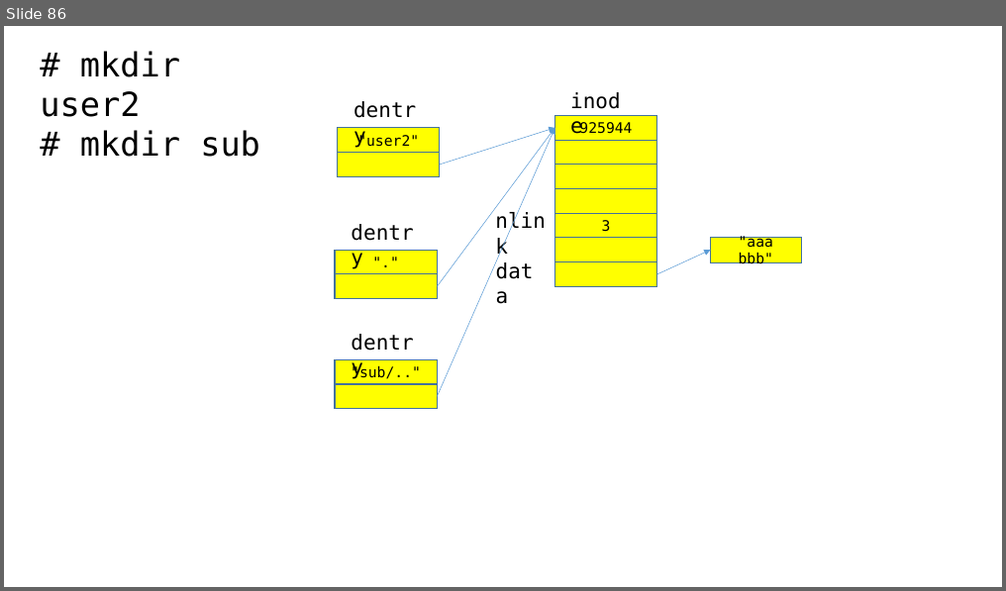
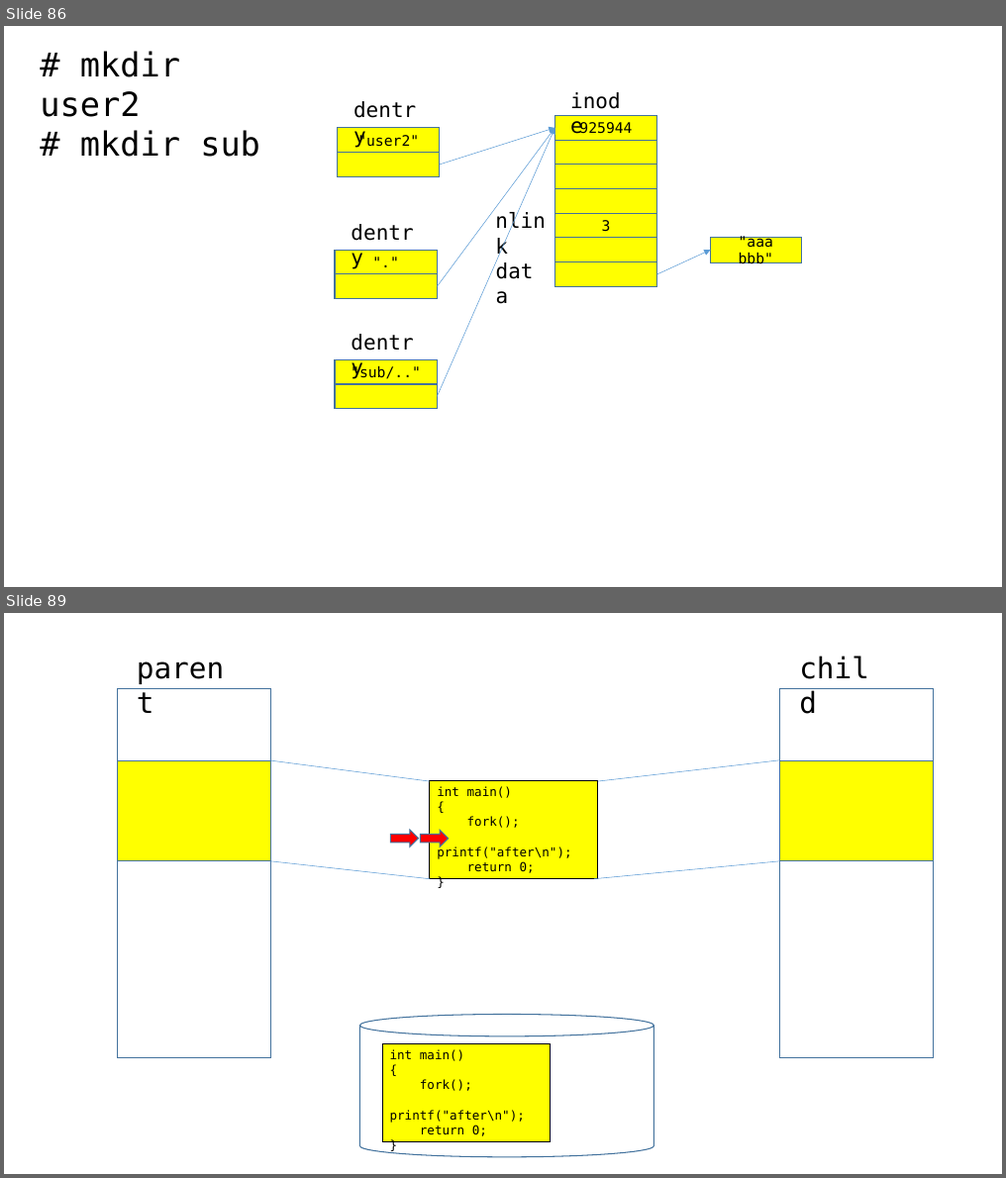
Before and after one commit to imguru-mooc/linux, a slide deck: 수업판서.pptx. Shown one above the other, each under a label of ours: slide 86 before the commit, slides 86 and 89 after it; the slides between them are not shown. The pictures are 1006x591 and 1006x1178 pixels, drawn with LibreOffice and Linux fonts; fonts in the diff are those of the drawing. Boxes give left, top, right and bottom in pixels: in the first picture for what was removed or moved away, otherwise in the second. Text is boxed around its words. In the diff, an @@ line names an element or a change of style, - is before the commit and + after.

```diff
--- a/수업판서.pptx
+++ b/수업판서.pptx
@@ slide 89 added at <box>4,613,1002,1174</box>, background #FFFFFF @@
@@ text added at <box>129,646,242,688</box>, 28 pt, text #000000 @@
+parent
@@ text added at <box>792,646,888,688</box>, 28 pt, text #000000 @@
+child
@@ rectangle added at <box>117,688,270,1059</box>, fill #FFFFFF, outline #43739E 1 pt @@
@@ rectangle added at <box>779,688,933,1059</box>, fill #FFFFFF, outline #43739E 1 pt @@
@@ rectangle added at <box>117,761,270,861</box>, fill #FFFF00, outline #43739E 1 pt @@
@@ line added from (270, 761) to (430, 781), #5B9BD5 0.5 pt @@
@@ line added from (598, 781) to (779, 761), #5B9BD5 0.5 pt @@
@@ rectangle added at <box>779,761,933,861</box>, fill #FFFF00, outline #43739E 1 pt @@
@@ rectangle added at <box>430,780,598,878</box>, fill #FFFF00, outline #000000 0.75 pt, 12 pt, text #000000 @@
+int main()
+{
+fork();
+printf("after\n");
+return 0;
+}
@@ right arrow added at <box>390,830,418,848</box>, fill #FF0000, outline #43739E 1 pt @@
@@ right arrow added at <box>420,830,448,848</box>, fill #FF0000, outline #43739E 1 pt @@
@@ line added from (270, 861) to (430, 878), #5B9BD5 0.5 pt @@
@@ line added from (594, 878) to (779, 861), #5B9BD5 0.5 pt @@
@@ cylinder added at <box>359,1014,653,1157</box>, outline #43739E 1 pt @@
@@ rectangle added at <box>382,1045,550,1143</box>, fill #FFFF00, outline #000000 0.75 pt, 12 pt, text #000000 @@
+int main()
+{
+fork();
+printf("after\n");
+return 0;
+}
```
Also in this commit, not shown: 25 other slides added, 32 other files.
